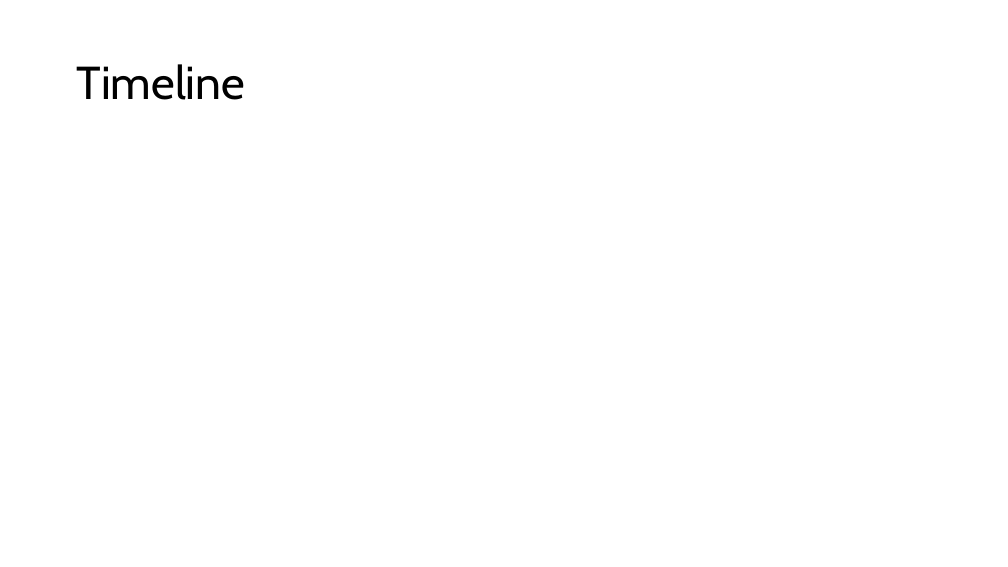
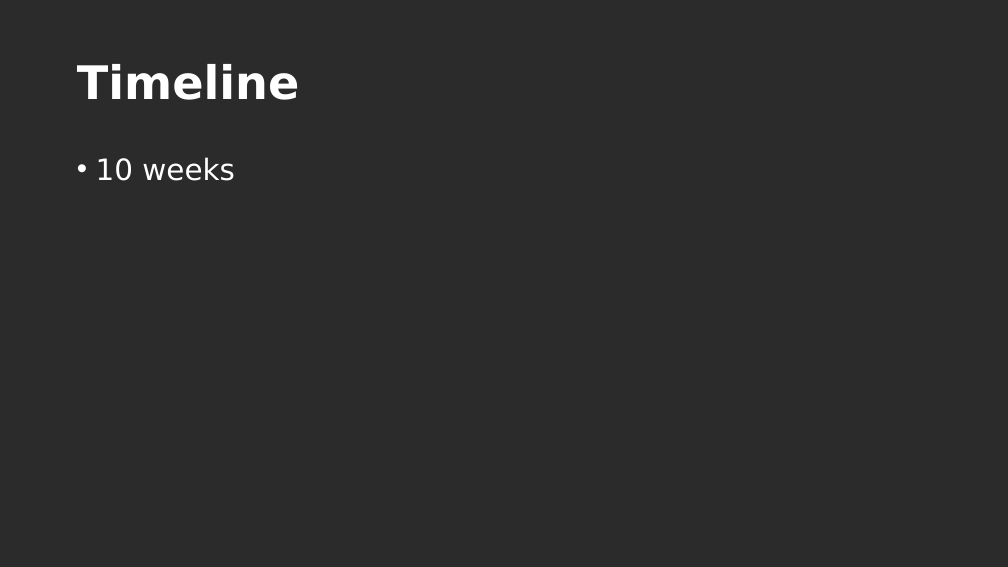
Before and after one commit to ajsaporito/se265-capstone, a slide deck: slide 4 of docs/se265-capstone.pptx. Drawn at 1008x567 pixels with LibreOffice and Linux fonts; fonts in the diff are those of the drawing; background and template pictures are left out; a plain dark background stands for a picture behind light text. Boxes give left, top, right and bottom in pixels: in the first picture for what was removed or moved away, otherwise in the second. Text is boxed around its words. In the diff, an @@ line names an element or a change of style, - is before the commit and + after.

```diff
--- a/docs/se265-capstone.pptx
+++ b/docs/se265-capstone.pptx
@@ background #FFFFFF to picture (left out) @@
@@ title "Timeline" at box(77, 64, 300, 100): font Cabin to DejaVu Sans, text colour #000000 to #FFFFFF, bold on @@
@@ text added at box(96, 157, 234, 181), 28 pt, text #FFFFFF @@
+• 10 weeks
```
Also in this commit, not shown: 5 other slides changed, 3 slides added, 3 slides removed, 18 other files.
